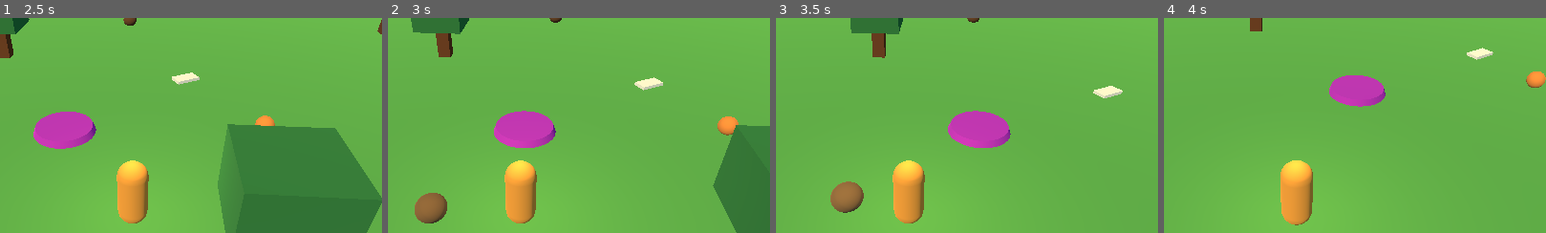
Above: before the commit, frames 1-4 (left to right).
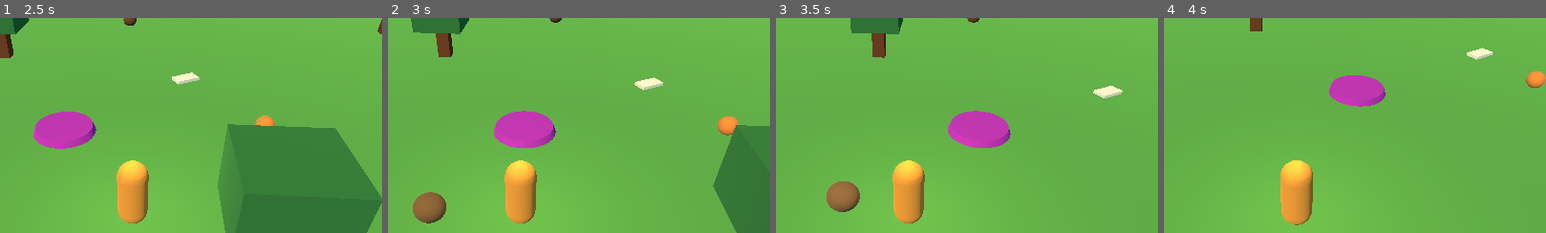
Above: after the commit, the same moments.

Repository: jeremy831024/bug-catch-game
Game: Godot game, scene res://scenes/main.tscn
The game is run twice, just before and just after one commit, with the same random seed, the same clock (stepped at 60 frames per second) and the same inputs.
Inputs:
- Up to frame 1 (2.5 s): hold E (capture) 0.53-1.28 s; hold W (move_forward) 0.53-2.03 s; tap Shift (sprint) at 1.35 s; hold A (move_left) from 2.03 s (still down); hold E (capture) from 2.03 s (still down)
- Up to frame 2 (3 s): keep holding A (move_left); release E (capture) at 2.78 s; tap Shift (sprint) at 2.85 s
- Up to frame 3 (3.5 s): keep holding A (move_left)
- Up to frame 4 (4 s): release A (move_left) at 3.53 s; hold S (move_back) from 3.53 s (still down); hold E (capture) from 3.53 s (still down)
The pictures show only the part of the screen within x 33-83%, y 18-68%; the shares and areas given below are measured in that part.

Frame 1 is identical in both runs. In frame 2, 0.1% of the frame differs, in the area x 6-16%, y 80-96%; in frame 3, 0.4%, in the area x 13-23%, y 76-91%; in frame 4, nothing differs.

Commit message:
Fix Godot insect movement warnings

Diff:
--- a/godot/scripts/insects/insect_agent.gd
+++ b/godot/scripts/insects/insect_agent.gd
@@ -89,12 +89,14 @@
 
 
 func _move(direction: Vector3, speed: float, delta: float) -> void:
-	if direction.length_squared() <= 0.001:
+	var planar_direction := Vector3(direction.x, 0.0, direction.z)
+	if planar_direction.length_squared() <= 0.001:
 		return
-	global_position += direction.normalized() * speed * delta
+	planar_direction = planar_direction.normalized()
+	global_position += planar_direction * speed * delta
 	global_position.x = clamp(global_position.x, -28.0, 28.0)
 	global_position.z = clamp(global_position.z, -28.0, 28.0)
-	look_at(global_position + direction, Vector3.UP)
+	basis = Basis.looking_at(planar_direction, Vector3.UP)
 
 
 func _animate_placeholder() -> void:
